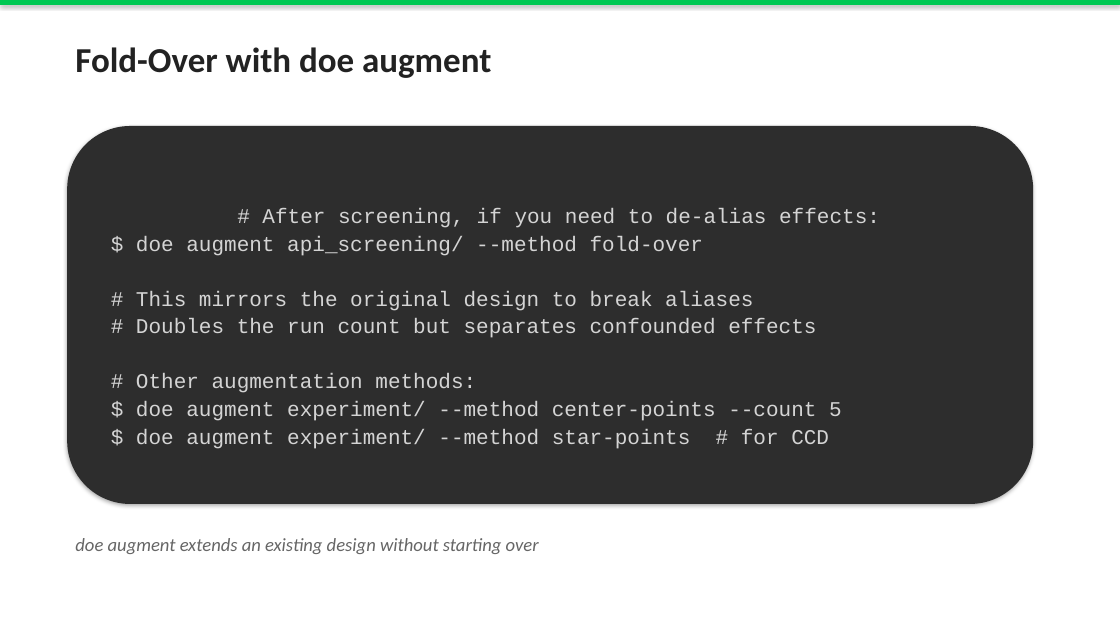
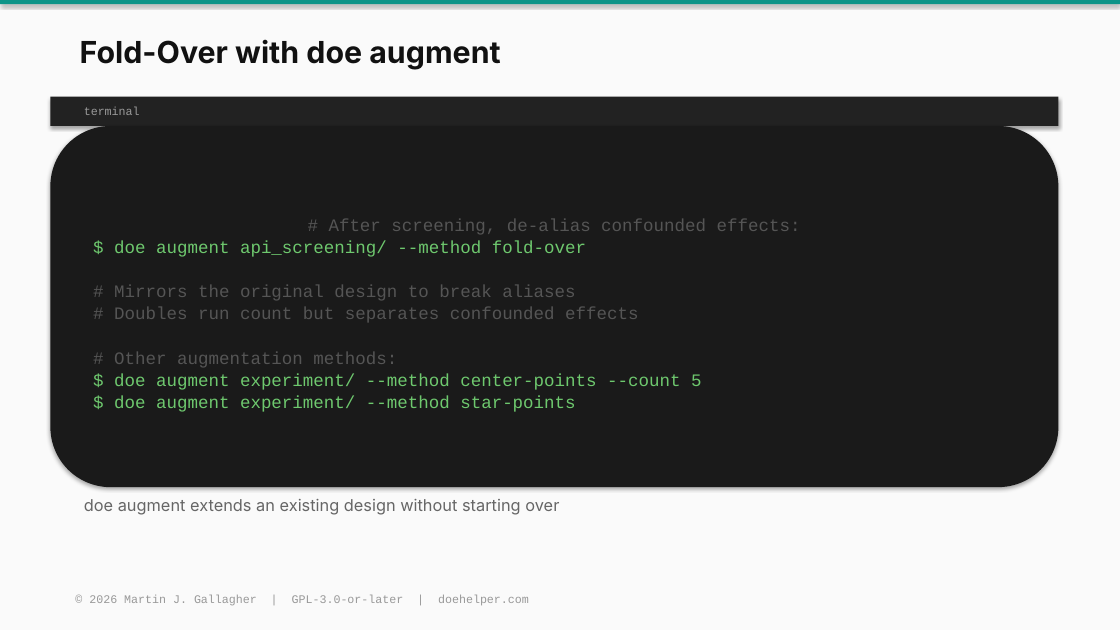
Before and after one commit to MartinGallagher-code/design_of_experiments, a slide deck: slide 8 of training/slides/Module_04_Screening_Designs.pptx (slide 11 before the commit). Drawn at 1120x630 pixels with LibreOffice and Linux fonts; fonts in the diff are those of the drawing. Boxes give left, top, right and bottom in pixels: in the first picture for what was removed or moved away, otherwise in the second. Text is boxed around its words. In the diff, an @@ line names an element or a change of style, - is before the commit and + after.

```diff
--- a/training/slides/Module_04_Screening_Designs.pptx
+++ b/training/slides/Module_04_Screening_Designs.pptx
@@ background #FFFFFF to #FAFAFA @@
@@ rectangle at [0, 0, 1120, 4]: fill #00C853 to #0D9488 @@
@@ text "Fold-Over with doe augment" at [80, 39, 500, 70]: size 30 to 26 pt, font Calibri to Inter, text colour #222222 to #111111 @@
@@ rectangle added at [50, 97, 1059, 126], fill #222222 @@
@@ text added at [84, 107, 140, 115], 10 pt, text #999999 @@
+terminal
@@ rounded rectangle "# After screening, de-alias confounded ...": place and size @@
-rounded rectangle "# After screening, de-alias confounded ..." at [67, 126, 1033, 504]
+rounded rectangle "# After screening, de-alias confounded ..." at [50, 126, 1059, 487]
@@ rounded rectangle "# After screening, de-alias confounded ..." at [50, 126, 1059, 487]: fill #2D2D2D to #1A1A1A @@
@@ text in rounded rectangle at [329, 219, 801, 234]: text changed; size 18 to 15 pt; text colour #D4D4D4 to #555555 @@
-# After screening, if you need to de-alias effects:
+# After screening, de-alias confounded effects:
@@ text in rounded rectangle at [114, 241, 701, 390]: size 18 to 15 pt in "$ doe augment api_screening/ --method fold-over", "# Other augmentation methods:", "$ doe augment experiment/ --method center-points --count ..."; text colour #D4D4D4 to #6EC86E in "$ doe augment api_screening/ --method fold-over", "$ doe augment experiment/ --method center-points --count ..."; text colour #D4D4D4 to #555555 in "# Other augmentation methods:"; less space between paragraphs @@
@@ text in rounded rectangle at [114, 285, 638, 322]: text changed; size 18 to 15 pt; text colour #D4D4D4 to #555555 @@
-# This mirrors the original design to break aliases
-# Doubles the run count but separates confounded effects
+# Mirrors the original design to break aliases
+# Doubles run count but separates confounded effects
@@ text in rounded rectangle at [114, 396, 575, 412]: text changed; size 18 to 15 pt; text colour #D4D4D4 to #6EC86E @@
-$ doe augment experiment/ --method star-points # for CCD
+$ doe augment experiment/ --method star-points
@@ text "doe augment extends an existing ...": place and size @@
-text "doe augment extends an existing ..." at [75, 538, 539, 554]
+text "doe augment extends an existing ..." at [84, 499, 559, 515]
@@ text "doe augment extends an existing ..." at [84, 499, 559, 515]: size 16 to 14 pt, font Calibri to Inter, italic off @@
@@ text added at [89, 595, 529, 605], 10 pt, text #999999 @@
+© 2026 Martin J. Gallagher | GPL-3.0-or-later | doehelper.com
```
Also in this commit, not shown: 8 other slides changed, 1 slide added, 4 slides removed, 8 other files.
